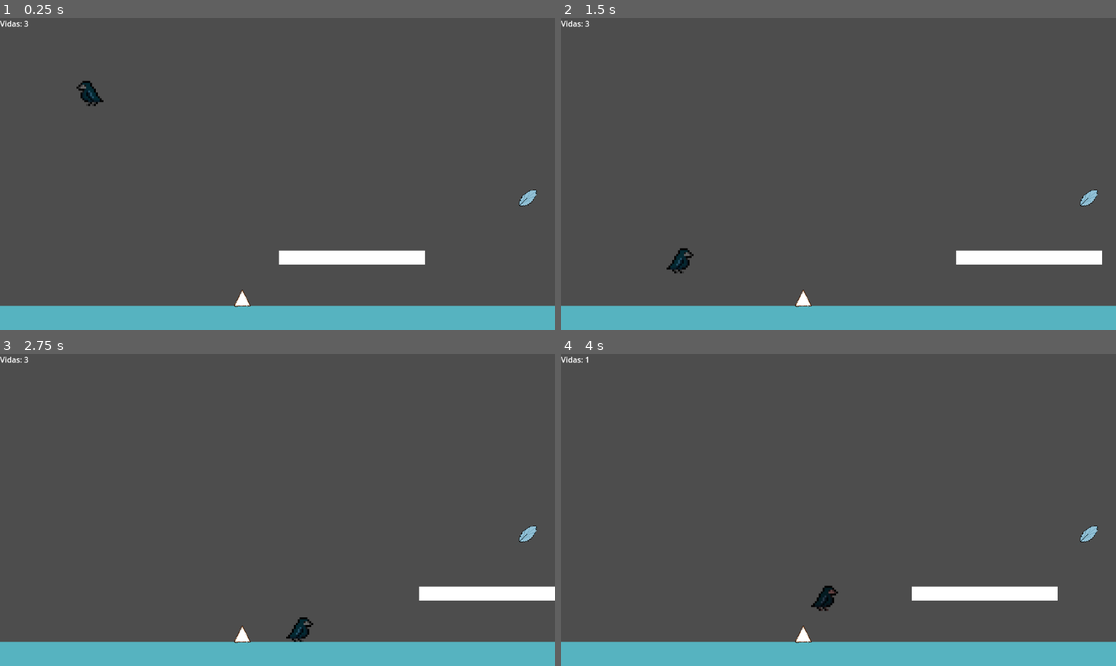
Above: before the commit, frames 1-4 (two rows, left to right).
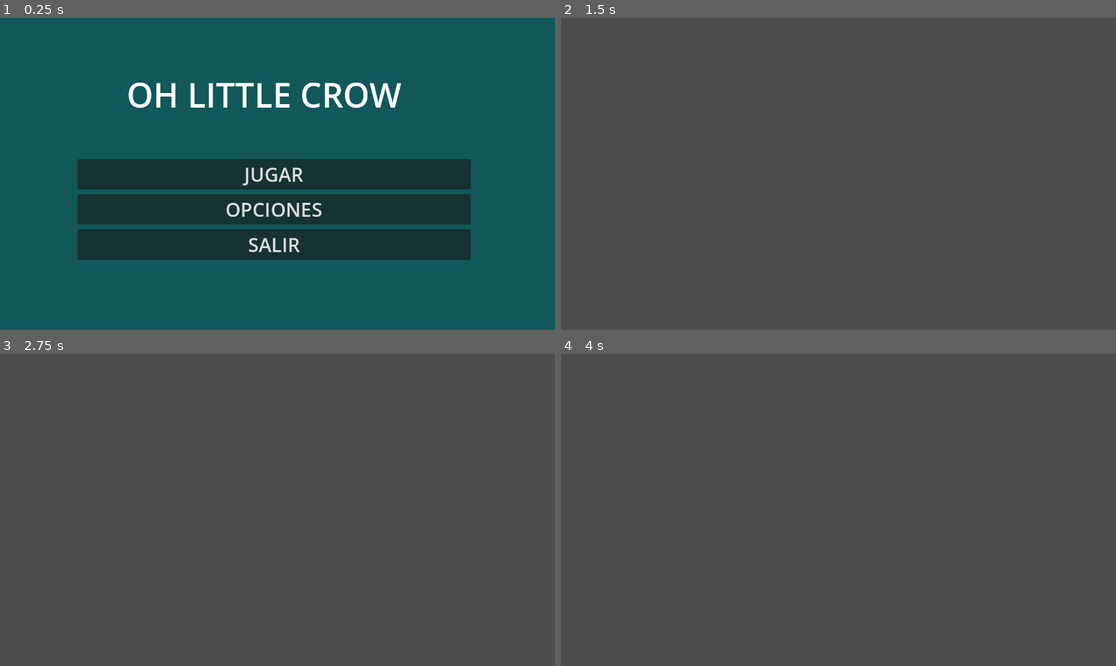
Above: after the commit, the same moments.

Repository: JacKpot374/Oh-Little-Crow
Game: Godot game, scene res://Escenas/Menu.tscn
The game is run twice, just before and just after one commit, with the same random seed, the same clock (stepped at 60 frames per second) and the same inputs. Before the commit the project starts from res://Escenas/NIvel 1.tscn.
Inputs (mouse positions are in pixels of both pictures, inside the frame that each line leads up to):
- Up to frame 1 (0.25 s): no input
- Up to frame 2 (1.5 s): click (832, 208) at 0.5 s, where only the run after the commit has a clickable "OPCIONES"; tap Enter (ui_accept) at 1.25 s; hold Right (ui_right) from 1.28 s (still down)
- Up to frame 3 (2.75 s): keep holding Right (ui_right); tap Enter (ui_accept) at 1.52, 2.27 s
- Up to frame 4 (4 s): release Right (ui_right) at 2.78 s; hold Left (ui_left) 2.78-3.53 s; hold Right (ui_right) from 3.53 s (still down); tap Enter (ui_accept) at 3.77 s

The runs differ from the first frame. In frame 1, 100% of the frame differs, in the area x 0-100%, y 0-100%; in frame 2, 9.5%; in frame 3, 9.4%; in frame 4, 9.5%.

Commit message:
MENU Y FIN

Diff:
--- /dev/null
+++ b/Escenas/Game over.tscn
@@ -0,0 +1,54 @@
+[gd_scene load_steps=2 format=3 uid="uid://bcw5wclgfwa58"]
+
+[ext_resource type="Script" uid="uid://cs8ocrac8edwc" path="res://Escenas/game_over.gd" id="1_6bcvl"]
+
+[node name="GameOver" type="Control"]
+layout_mode = 3
+anchors_preset = 15
+anchor_right = 1.0
+anchor_bottom = 1.0
+grow_horizontal = 2
+grow_vertical = 2
+script = ExtResource("1_6bcvl")
+
+[node name="ColorRect" type="ColorRect" parent="."]
+layout_mode = 1
+anchors_preset = 15
+anchor_right = 1.0
+anchor_bottom = 1.0
+grow_horizontal = 2
+grow_vertical = 2
+color = Color(1.37173e-06, 0.392566, 0.393085, 1)
+
+[node name="Label" type="Label" parent="."]
+layout_mode = 0
+offset_left = 193.0
+offset_top = 78.0
+offset_right = 910.0
+offset_bottom = 249.0
+theme_override_font_sizes/font_size = 125
+text = "GAME OVER"
+
+[node name="VBoxContainer" type="VBoxContainer" parent="."]
+layout_mode = 1
+anchors_preset = 15
+anchor_right = 1.0
+anchor_bottom = 1.0
+offset_left = 80.0
+offset_top = 355.0
+offset_right = -572.0
+offset_bottom = 107.0
+grow_horizontal = 2
+grow_vertical = 2
+scale = Vector2(2, 2)
+
+[node name="Button" type="Button" parent="VBoxContainer"]
+layout_mode = 2
+text = "SEGUIR JUGANDO"
+
+[node name="Button2" type="Button" parent="VBoxContainer"]
+layout_mode = 2
+text = "IR AL MENU"
+
+[connection signal="pressed" from="VBoxContainer/Button" to="." method="_on_button_pressed"]
+[connection signal="pressed" from="VBoxContainer/Button2" to="." method="_on_button_2_pressed"]
--- /dev/null
+++ b/Escenas/Menu.tscn
@@ -0,0 +1,84 @@
+[gd_scene load_steps=4 format=3 uid="uid://dbkbxcvukqtaj"]
+
+[ext_resource type="Script" uid="uid://bkjq30556c7ie" path="res://Escenas/menu.gd" id="1_xe2ru"]
+
+[sub_resource type="StyleBoxFlat" id="StyleBoxFlat_vjvwd"]
+bg_color = Color(1, 0.862745, 0.603922, 1)
+
+[sub_resource type="StyleBoxFlat" id="StyleBoxFlat_xe2ru"]
+bg_color = Color(0.936457, 0.910491, 0.5281, 1)
+
+[node name="Menu" type="Control"]
+layout_mode = 3
+anchors_preset = 15
+anchor_right = 1.0
+anchor_bottom = 1.0
+offset_left = -3.0
+offset_bottom = -1.0
+grow_horizontal = 2
+grow_vertical = 2
+script = ExtResource("1_xe2ru")
+
+[node name="ColorRect" type="ColorRect" parent="."]
+layout_mode = 1
+anchors_preset = 15
+anchor_right = 1.0
+anchor_bottom = 1.0
+grow_horizontal = 2
+grow_vertical = 2
+color = Color(0.0695246, 0.342034, 0.34861, 1)
+
+[node name="Label" type="Label" parent="."]
+layout_mode = 1
+anchors_preset = 8
+anchor_left = 0.5
+anchor_top = 0.5
+anchor_right = 0.5
+anchor_bottom = 0.5
+offset_left = -311.5
+offset_top = -212.5
+offset_right = 259.5
+offset_bottom = -116.5
+grow_horizontal = 2
+grow_vertical = 2
+theme_override_font_sizes/font_size = 70
+text = "OH LITTLE CROW"
+
+[node name="VBoxContainer" type="VBoxContainer" parent="."]
+layout_mode = 1
+anchors_preset = 8
+anchor_left = 0.5
+anchor_top = 0.5
+anchor_right = 0.5
+anchor_bottom = 0.5
+offset_left = -413.5
+offset_top = -30.5
+offset_right = 402.5
+offset_bottom = 298.5
+grow_horizontal = 2
+grow_vertical = 2
+theme_override_constants/separation = 10
+
+[node name="Button" type="Button" parent="VBoxContainer"]
+layout_mode = 2
+theme_override_font_sizes/font_size = 40
+theme_override_styles/hover_mirrored = SubResource("StyleBoxFlat_vjvwd")
+theme_override_styles/hover = SubResource("StyleBoxFlat_xe2ru")
+text = "JUGAR
+"
+
+[node name="Button2" type="Button" parent="VBoxContainer"]
+layout_mode = 2
+theme_override_font_sizes/font_size = 40
+text = "OPCIONES
+"
+
+[node name="Button3" type="Button" parent="VBoxContainer"]
+layout_mode = 2
+theme_override_font_sizes/font_size = 40
+text = "SALIR
+"
+
+[connection signal="pressed" from="VBoxContainer/Button" to="." method="_on_button_pressed"]
+[connection signal="pressed" from="VBoxContainer/Button2" to="." method="_on_button_2_pressed"]
+[connection signal="pressed" from="VBoxContainer/Button3" to="." method="_on_button_3_pressed"]
--- /dev/null
+++ b/Escenas/Opciones.tscn
@@ -0,0 +1,9 @@
+[gd_scene format=3 uid="uid://ne8ii2ix5k35"]
+
+[node name="Opciones" type="Control"]
+layout_mode = 3
+anchors_preset = 15
+anchor_right = 1.0
+anchor_bottom = 1.0
+grow_horizontal = 2
+grow_vertical = 2
--- /dev/null
+++ b/Escenas/game_over.gd
@@ -0,0 +1,8 @@
+extends Control
+
+
+func _on_button_pressed() -> void:
+	get_tree().change_scene_to_file("res://Escenas/NIvel 1.tscn")
+
+func _on_button_2_pressed() -> void:
+		get_tree().change_scene_to_file("res://Escenas/Menu.tscn")
--- /dev/null
+++ b/Escenas/menu.gd
@@ -0,0 +1,11 @@
+extends Control
+
+func _on_button_pressed() -> void:
+	get_tree().change_scene_to_file("res://Escenas/NIvel 1.tscn")
+
+func _on_button_2_pressed() -> void:
+	get_tree().change_scene_to_file("res://Escenas/Opciones.tscn")
+
+
+func _on_button_3_pressed() -> void:
+	get_tree().quit()
--- a/Escenas/personaje.gd
+++ b/Escenas/personaje.gd
@@ -65,4 +65,5 @@
 	# Esta condición ahora está correctamente dentro de la función (con doble tabulación)
 	if vida <= 0:
 		print("El personaje ha muerto")
+		get_tree().change_scene_to_file("res://Escenas/Game over.tscn")
 		queue_free()
--- a/project.godot
+++ b/project.godot
@@ -11,7 +11,7 @@
 [application]
 
 config/name="Oh Little Crow"
-run/main_scene="uid://o1q2duo6vfk8"
+run/main_scene="uid://dbkbxcvukqtaj"
 config/features=PackedStringArray("4.4", "GL Compatibility")
 config/icon="res://icon.svg"
 
Not shown, added: Escenas/game_over.gd.uid
Not shown, added: Escenas/menu.gd.uid
